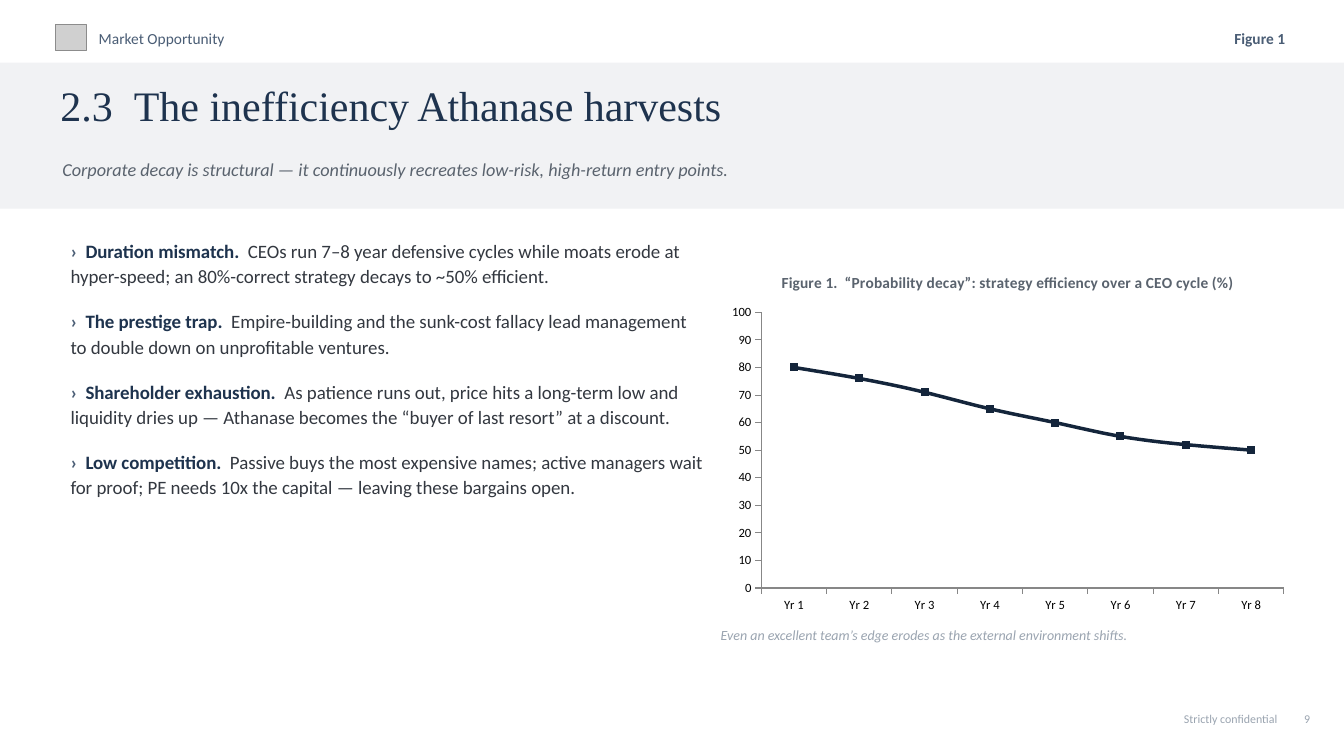
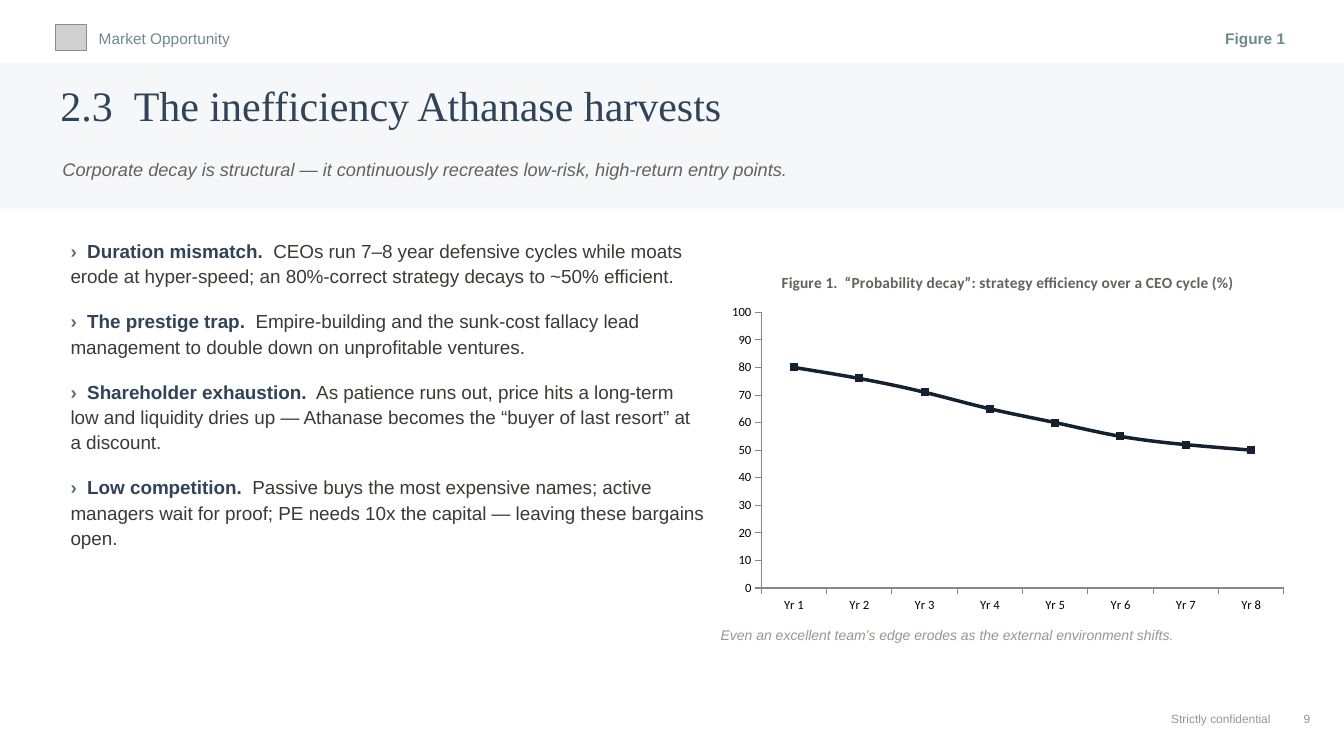
Before and after one commit to charette-lab/Claude, a slide deck: slide 12 of Athanase_Engaged_Ownership_Allocator_Deck.pptx. Drawn at 1344x756 pixels with LibreOffice and Linux fonts; fonts in the diff are those of the drawing; grey boxes stand for pictures. Boxes give left, top, right and bottom in pixels: in the first picture for what was removed or moved away, otherwise in the second. Text is boxed around its words. In the diff, an @@ line names an element or a change of style, - is before the commit and + after.

```diff
--- a/Athanase_Engaged_Ownership_Allocator_Deck.pptx
+++ b/Athanase_Engaged_Ownership_Allocator_Deck.pptx
@@ text "Market Opportunity" at <box>99,33,230,47</box>: font Calibri to Arial, text colour #4A5D75 to #6F8990 @@
@@ text "Figure 1" at <box>1225,33,1286,47</box>: font Calibri to Arial, text colour #4A5D75 to #6F8990 @@
@@ rectangle at <box>0,63,1344,209</box>: fill #F1F2F4 to #F6F7F9 @@
@@ text "2.3 The inefficiency Athanase harvests" at <box>60,91,721,129</box>: text colour #1E334E to #314359 @@
@@ text "Corporate decay is structural — ..." at <box>62,163,786,180</box>: font Calibri to Arial, text colour #5A636E to #64615E @@
@@ text "› Duration mismatch. CEOs run ..." at <box>71,244,704,549</box>: font Calibri to Arial; text colour #4A5D75 to #556A83 in "›", "›", "›", "›"; text colour #1E334E to #314359 in "Duration mismatch.", "The prestige trap.", "Shareholder exhaustion.", "Low competition."; text colour #333840 to #3C3937 in "CEOs run 7–8 year defensive cycles while ...", "Empire-building and the sunk-cost fallacy lead management ...", "As patience runs out, price hits a ...", "Passive buys the most expensive names; active ..." @@
@@ line chart at <box>721,257,1296,620</box> @@
@@ colour of Series 1 #14253B to #152130 @@
@@ text "Even an excellent team’s edge ..." at <box>721,630,1173,643</box>: font Calibri to Arial, text colour #9AA4B0 to #9A958E @@
@@ text "Strictly confidential 9" at <box>1171,714,1311,726</box>: font Calibri to Arial, text colour #9AA4B0 to #9A958E @@
```
Also in this commit, not shown: 26 other slides changed, 1 other file.
